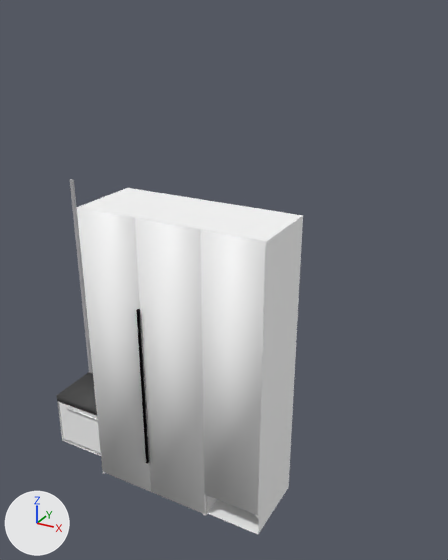
Renders of the glTF model models/wardrobe1.glb from each side of a commit.
Before and after are seen from a 50 mm lens placed at (3.01, -2.99, 3.73), pointed at (0.92, 0.82, 1.82). The lights are fixed; the arrows at lower left show +X, +Y and +Z. Where no turn or scale is listed for an object, it has been applied to the vertices. Vertices at the same position are counted once.

The first picture shows 'Куб.004', 'дверь тумбы', 'левая дверь п.004', 'левая дверь п.005', 'левая дверь п.006', 'сидение тумбы', 'стена', 'шкаф корпус'.
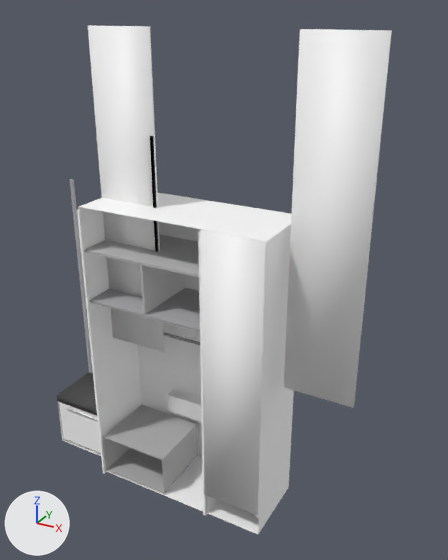
Where the newer file only moved an object's origin or applied its transform, the numbers keep the older frame.

Scene script edits in JSON lines:
```json
{"block": "me_куб_063", "where": "me_куб_063.from_pydata(...)  # 8 vertices, 12 faces; spans x 0.0..0.51, y 0.0..0.02, z -1.2..1.2"}
{"block": "me_куб_063", "where": "# used by ob_левая_дверь_п_004; location = (0.001, 0.282, 1.203)"}
{"block": "me_куб_063", "change": "me_куб_063 part 1: the whole mesh is moved by (0.0, 0.28, 1.21)"}
{"block": "me_куб_066", "where": "me_куб_066.from_pydata(...)  # 8 vertices, 12 faces; spans x -0.009..0.009, y -0.009..0.009, z -0.7..0.7"}
{"block": "me_куб_066", "where": "# used by ob_куб_004; location = (0.505, 0.273, 1.009)"}
{"block": "me_куб_066", "change": "me_куб_066 part 2"}
{"op": "set", "path": "me_куб_066.vertices[0].co", "old": "(-0.009, -0.009, -0.7)", "new": "(-0.018, 0.273, 0.503)", "note": "pixel (146, 463) -> not seen"}
{"op": "set", "path": "me_куб_066.vertices[1].co", "old": "(-0.009, -0.009, 0.7)", "new": "(-0.018, 0.273, 1.906)", "note": "pixel (136, 309) -> pixel (149, 136)"}
{"op": "set", "path": "me_куб_066.vertices[2].co", "old": "(-0.009, 0.009, -0.7)", "new": "(-0.018, 0.291, 0.503)"}
{"op": "set", "path": "me_куб_066.vertices[3].co", "old": "(-0.009, 0.009, 0.7)", "new": "(-0.018, 0.291, 1.906)", "note": "pixel (137, 308) -> pixel (151, 135)"}
{"op": "set", "path": "me_куб_066.vertices[4].co", "old": "(0.009, -0.009, -0.7)", "new": "(-0.001, 0.273, 0.503)", "note": "pixel (147, 463) -> not seen"}
{"op": "set", "path": "me_куб_066.vertices[5].co", "old": "(0.009, -0.009, 0.7)", "new": "(-0.001, 0.273, 1.906)", "note": "pixel (138, 310) -> pixel (151, 136)"}
{"op": "set", "path": "me_куб_066.vertices[6].co", "old": "(0.009, 0.009, -0.7)", "new": "(-0.001, 0.291, 0.503)", "note": "pixel (149, 462) -> not seen"}
{"op": "set", "path": "me_куб_066.vertices[7].co", "old": "(0.009, 0.009, 0.7)", "new": "(-0.001, 0.291, 1.906)", "note": "pixel (139, 309) -> pixel (153, 135)"}
{"block": "me_куб_064", "where": "me_куб_064.from_pydata(...)  # 8 vertices, 12 faces; spans x -0.52..0.0, y 0.0..0.02, z -1.2..1.2"}
{"block": "me_куб_064", "where": "# used by ob_левая_дверь_п_005; location = (1.038, 0.283, 1.202)"}
{"block": "me_куб_064", "change": "me_куб_064 part 3: the whole mesh is moved by (1.04, 0.28, 1.2)"}
```

Where the change shows, as pixel boxes (x1, y1, x2, y2) in the pictures (448 x 560 px):
```json
{"object": "левая дверь п.005", "change": "mesh moved", "before": [135, 217, 205, 514], "after": [284, 29, 392, 408]}
{"object": "левая дверь п.004", "change": "mesh moved", "before": [77, 207, 151, 492], "after": [88, 25, 165, 352]}
{"object": "Куб.004", "change": "reshaped", "before": [136, 309, 149, 464], "after": [150, 136, 159, 252]}
{"object": "отсек внутри ", "change": "unchanged, uncovered by the edit", "after": [104, 404, 198, 494]}
{"object": "полка верхная", "change": "unchanged, uncovered by the edit", "after": [84, 234, 199, 277]}
{"object": "полка 2", "change": "unchanged, uncovered by the edit", "after": [89, 287, 200, 332]}
{"object": "перегородка полки ", "change": "unchanged, uncovered by the edit", "after": [140, 264, 185, 314]}
```
